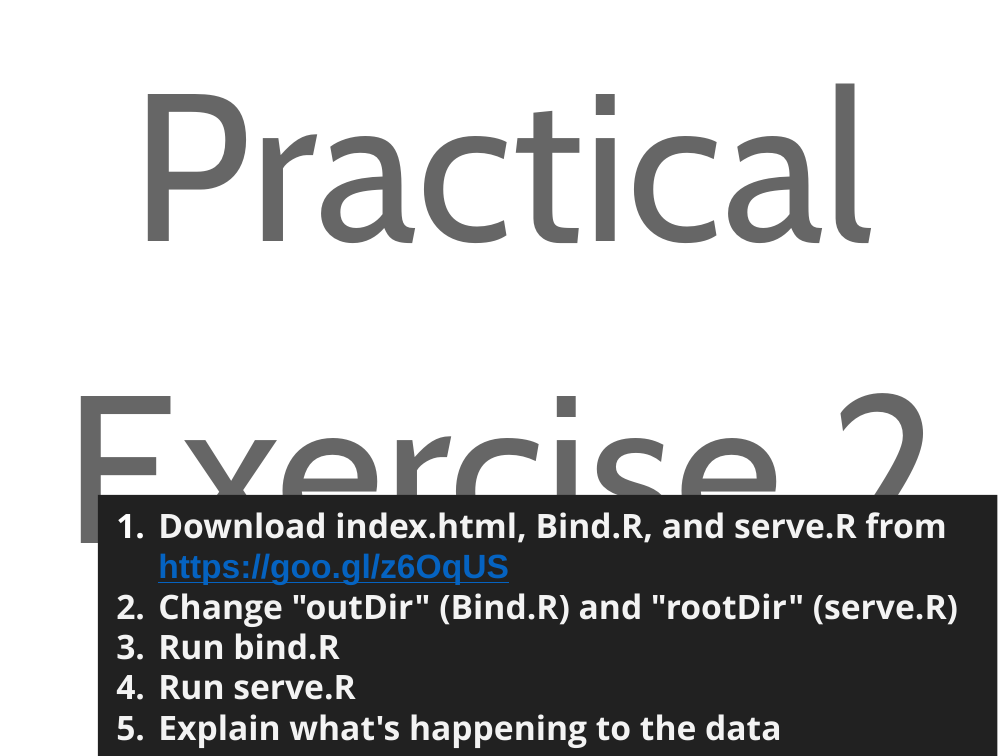
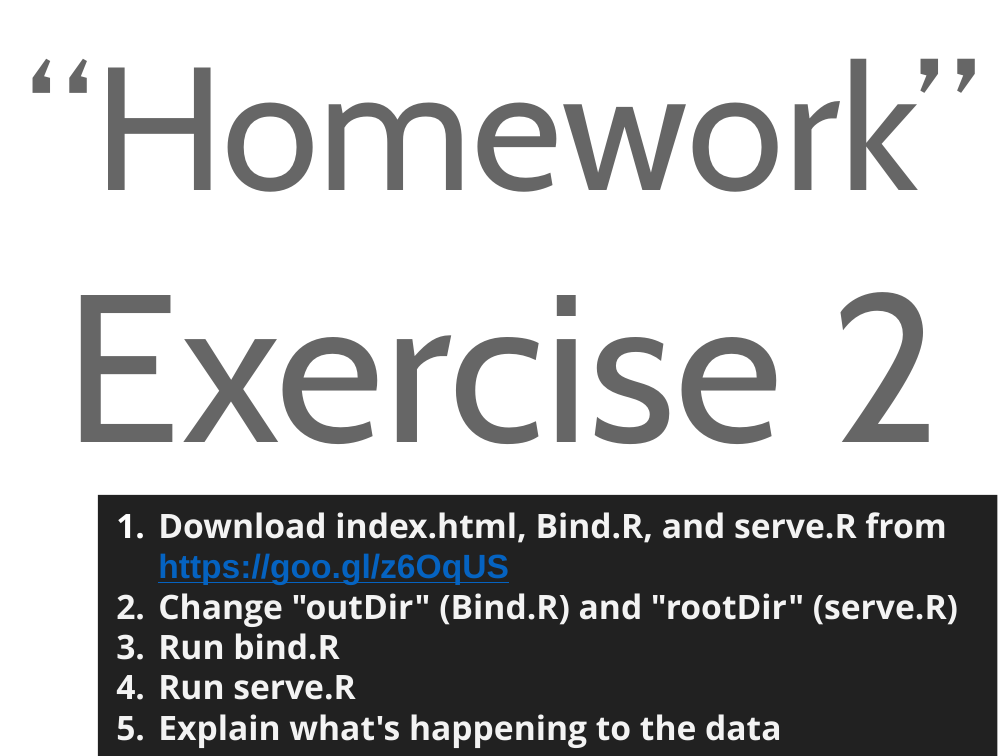
Before and after one commit to DreaJulca/streamvis-lecture, a slide deck: slide 22 of Visual Data Science.pptx. Drawn at 1008x756 pixels with LibreOffice and Linux fonts; fonts in the diff are those of the drawing; background and template pictures are left out. Boxes give left, top, right and bottom in pixels: in the first picture for what was removed or moved away, otherwise in the second. Text is boxed around its words. In the diff, an @@ line names an element or a change of style, - is before the commit and + after.

```diff
--- a/Visual Data Science.pptx
+++ b/Visual Data Science.pptx
@@ text at <box>25,58,980,444</box>: text changed; size 150 to 125 pt @@
-Practical Exercise 2
+“Homework” Exercise 2
```
Also in this commit, not shown: 4 other slides changed, 1 other file.
